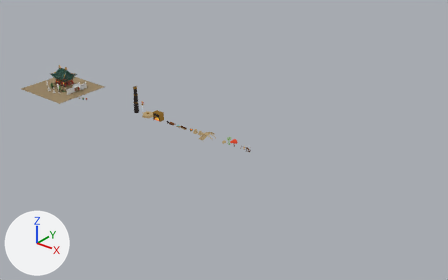
The Blender file lobby_area/murim/kit/kit_forja_celeste.blend, before and after one commit.
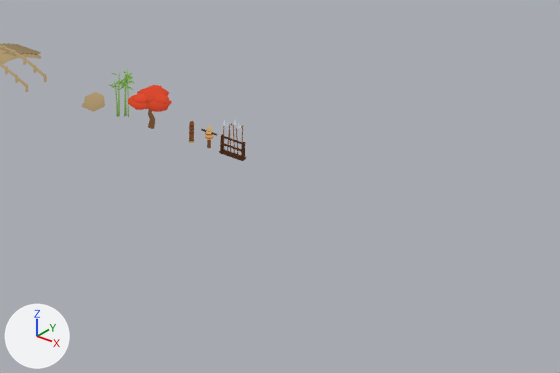
The first picture shows the older version from a 50 mm camera at (957.0, -698.0, 438.0) aimed at (386.0, 16.0, -5.0). The close-ups show the older and then the newer version on the part from 46% to 68% of the width and 44% to 68% of the height of that picture. Only the edits that show in the close-ups are written down. Every picture has the same lights, and +X, +Y and +Z are marked at lower left.

Objects in the first close-up: 'LOB_bordo_1', 'LOB_ponte_lua' and 5 more.
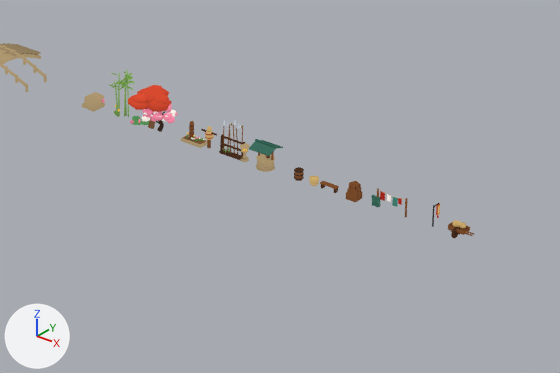
Diff of the bpy script that builds the scene:
```diff
--- a/lobby_area/murim/kit/kit_forja_celeste.blend.py
+++ b/lobby_area/murim/kit/kit_forja_celeste.blend.py
@@ mat_p_creme @@
+mat_p_creme = bpy.data.materials.new('P_creme')
+# nodes: AmbientOcclusion, Attribute, Bevel, Emission, Math, MixRGB, NewGeometry, OutputMaterial, SeparateColor, SeparateXYZ, TexCoord, TexNoise, ValToRGB, VectorMath
+# colours: beige #cdb98a, black #000000, white #ffffff, brown #8c7040, beige #e2d2a8
@@ mat_p_verm @@
+mat_p_verm = bpy.data.materials.new('P_verm')
+# nodes: AmbientOcclusion, Attribute, Bevel, Emission, Math, MixRGB, NewGeometry, OutputMaterial, SeparateColor, SeparateXYZ, TexCoord, TexNoise, ValToRGB, VectorMath
+# colours: red #b8321e, black #000000, white #ffffff, dark red #5a1208, orange #f07a55
@@ mat_p_flor_branca @@
+mat_p_flor_branca = bpy.data.materials.new('P_flor_branca')
+# nodes: AmbientOcclusion, Attribute, Bevel, Emission, Math, MixRGB, NewGeometry, OutputMaterial, SeparateColor, SeparateXYZ, TexCoord, TexNoise, ValToRGB, VectorMath
+# colours: white #f6ede4, black #000000, white #ffffff, beige #a88e86
@@ mat_p_telha @@
+mat_p_telha = bpy.data.materials.new('P_telha')
+# nodes: AmbientOcclusion, Attribute, Bevel, Emission, Math, MixRGB, NewGeometry, OutputMaterial, SeparateColor, SeparateXYZ, TexCoord, TexNoise, ValToRGB, VectorMath
+# colours: dark green #2e5a4c, black #000000, white #ffffff, black #0f2a24, green #6fb49c
@@ mat_p_flor_rosa @@
+mat_p_flor_rosa = bpy.data.materials.new('P_flor_rosa')
+# nodes: AmbientOcclusion, Attribute, Bevel, Emission, Math, MixRGB, NewGeometry, OutputMaterial, SeparateColor, SeparateXYZ, TexCoord, TexNoise, ValToRGB, VectorMath
+# colours: pink #e8809c, black #000000, white #ffffff, red #8e3a55, pink #ffd3dd
@@ mat_p_flor_ouro @@
+mat_p_flor_ouro = bpy.data.materials.new('P_flor_ouro')
+# nodes: AmbientOcclusion, Attribute, Bevel, Emission, Math, MixRGB, NewGeometry, OutputMaterial, SeparateColor, SeparateXYZ, TexCoord, TexNoise, ValToRGB, VectorMath
+# colours: yellow #d9a62e, black #000000, white #ffffff, brown #7e5410, yellow #f7dc92
@@ mat_p_flor_amarela @@
+mat_p_flor_amarela = bpy.data.materials.new('P_flor_amarela')
+# nodes: AmbientOcclusion, Attribute, Bevel, Emission, Math, MixRGB, NewGeometry, OutputMaterial, SeparateColor, SeparateXYZ, TexCoord, TexNoise, ValToRGB, VectorMath
+# colours: yellow #f2c64b, black #000000, white #ffffff, brown #9a6a14, beige #fff0bc
@@ mat_p_casca_escura @@
+mat_p_casca_escura = bpy.data.materials.new('P_casca_escura')
+# nodes: AmbientOcclusion, Attribute, Bevel, Emission, Math, MixRGB, NewGeometry, OutputMaterial, SeparateColor, SeparateXYZ, TexCoord, TexNoise, ValToRGB, VectorMath
+# colours: brown #3a2a20, black #000000, white #ffffff, black #150e09, brown #6e5240
@@ mat_p_folha_lotus @@
+mat_p_folha_lotus = bpy.data.materials.new('P_folha_lotus')
+# nodes: AmbientOcclusion, Attribute, Bevel, Emission, Math, MixRGB, NewGeometry, OutputMaterial, SeparateColor, SeparateXYZ, TexCoord, TexNoise, ValToRGB, VectorMath
+# colours: green #4e8c50, black #000000, white #ffffff, dark green #1c3a22, green #a6d47e
@@ ob_vil_carroca @@
+ob_vil_carroca = bpy.data.objects.new('VIL_carroca', me_vil_carroca)  # 632 vertices, 660 faces; spans x -2.5..4.4, y -3.11..3.11, z 0.0..4.24
+ob_vil_carroca.location = (520.0, 0.0, 0.0)
@@ ob_vil_placa_loja @@
+ob_vil_placa_loja = bpy.data.objects.new('VIL_placa_loja', me_vil_placa_loja)  # 386 vertices, 390 faces; spans x -0.26..0.26, y -0.22..2.85, z 0.0..6.3
+ob_vil_placa_loja.location = (512.0, 0.0, 0.0)
@@ ob_vil_varal @@
+ob_vil_varal = bpy.data.objects.new('VIL_varal', me_vil_varal)  # 448 vertices, 450 faces; spans x -4.8..4.8, y -0.3..0.3, z 0.0..5.5
+ob_vil_varal.location = (499.0, 0.0, 0.0)
@@ ob_vil_telhas @@
+ob_vil_telhas = bpy.data.objects.new('VIL_telhas', me_vil_telhas)  # 162 vertices, 216 faces; spans x -1.21..1.2, y -0.47..0.47, z 0.0..3.08
+ob_vil_telhas.location = (494.0, 0.0, 0.0)
@@ ob_vil_caixas @@
+ob_vil_caixas = bpy.data.objects.new('VIL_caixas', me_vil_caixas)  # 504 vertices, 486 faces; spans x -1.64..1.79, y -1.84..1.68, z 0.0..4.44
+ob_vil_caixas.location = (487.0, 0.0, 0.0)
@@ ob_vil_banco @@
+ob_vil_banco = bpy.data.objects.new('VIL_banco', me_vil_banco)  # 280 vertices, 270 faces; spans x -2.6..2.6, y -0.75..0.75, z 0.0..1.7
+ob_vil_banco.location = (479.0, 0.0, 0.0)
@@ ob_vil_cesto @@
+ob_vil_cesto = bpy.data.objects.new('VIL_cesto', me_vil_cesto)  # 282 vertices, 258 faces; spans x -1.35..1.35, y -1.32..1.32, z 0.0..2.1
+ob_vil_cesto.location = (474.0, 0.0, 0.0)
@@ ob_vil_barril @@
+ob_vil_barril = bpy.data.objects.new('VIL_barril', me_vil_barril)  # 284 vertices, 272 faces; spans x -1.3..1.3, y -1.27..1.27, z 0.0..3.1
+ob_vil_barril.location = (469.0, 0.0, 0.0)
@@ ob_vil_poco @@
+ob_vil_poco = bpy.data.objects.new('VIL_poco', me_vil_poco)  # 1034 vertices, 993 faces; spans x -3.5..3.5, y -3.2..3.2, z 0.0..7.45
+ob_vil_poco.location = (458.0, 0.0, 0.0)
@@ ob_vil_lanterna_pedra @@
+ob_vil_lanterna_pedra = bpy.data.objects.new('VIL_lanterna_pedra', me_vil_lanterna_pedra)  # 1004 vertices, 988 faces; spans x -1.3..1.3, y -1.3..1.3, z 0.0..5.05
+ob_vil_lanterna_pedra.location = (451.0, 0.0, 0.0)
@@ ob_jar_canteiro @@
+ob_jar_canteiro = bpy.data.objects.new('JAR_canteiro', me_jar_canteiro)  # 3680 vertices, 3544 faces; spans x -3.5..3.5, y -1.7..1.7, z 0.0..2.22
+ob_jar_canteiro.location = (434.0, 0.0, 0.0)
@@ ob_jar_ameixeira @@
+ob_jar_ameixeira = bpy.data.objects.new('JAR_ameixeira', me_jar_ameixeira)  # 5706 vertices, 5820 faces; spans x -4.16..5.97, y -5.02..4.79, z -0.27..7.5
+ob_jar_ameixeira.location = (422.0, 0.0, 0.0)
@@ ob_jar_lotus @@
+ob_jar_lotus = bpy.data.objects.new('JAR_lotus', me_jar_lotus)  # 1217 vertices, 1238 faces; spans x -2.8..3.7, y -2.25..3.0, z 0.0..2.0
+ob_jar_lotus.location = (414.0, 0.0, 0.0)
```

Where the change shows, as pixel boxes [x1, y1, x2, y2] in the close-ups (560 x 373 px):
'VIL_poco', added: after [249, 139, 283, 172]
'JAR_ameixeira', added (pink): after [142, 104, 177, 132]
'VIL_carroca', added: after [448, 220, 474, 238]
'VIL_caixas', added: after [346, 181, 363, 202]
'JAR_canteiro', added: after [181, 132, 207, 148]
'VIL_varal', added: after [377, 188, 407, 217]
'VIL_lanterna_pedra', added: after [240, 143, 250, 162]
'VIL_barril', added: after [294, 167, 304, 181]
'JAR_lotus', added: after [130, 116, 149, 126]
'VIL_banco', added: after [320, 181, 339, 193]
'VIL_telhas', added: after [371, 195, 381, 208]
'VIL_placa_loja', added: after [432, 203, 440, 227]
'VIL_cesto', added: after [309, 176, 319, 186]
